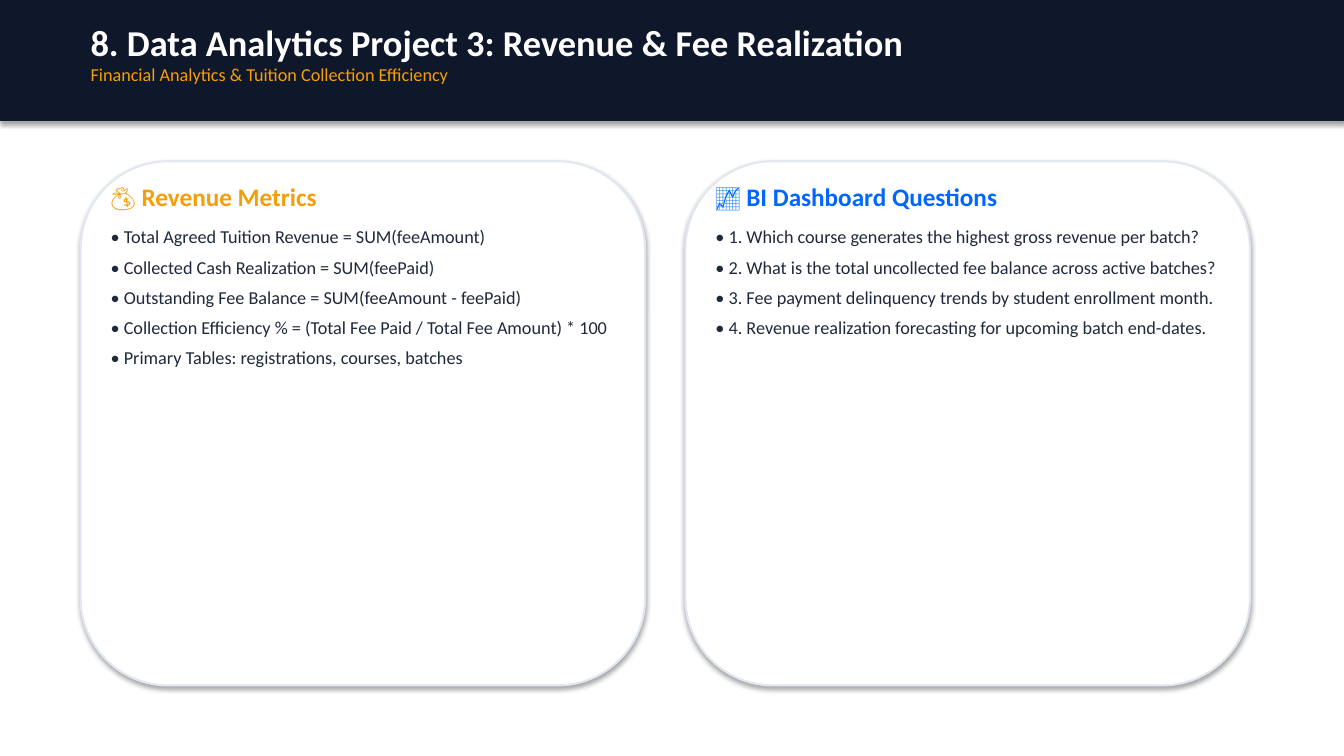
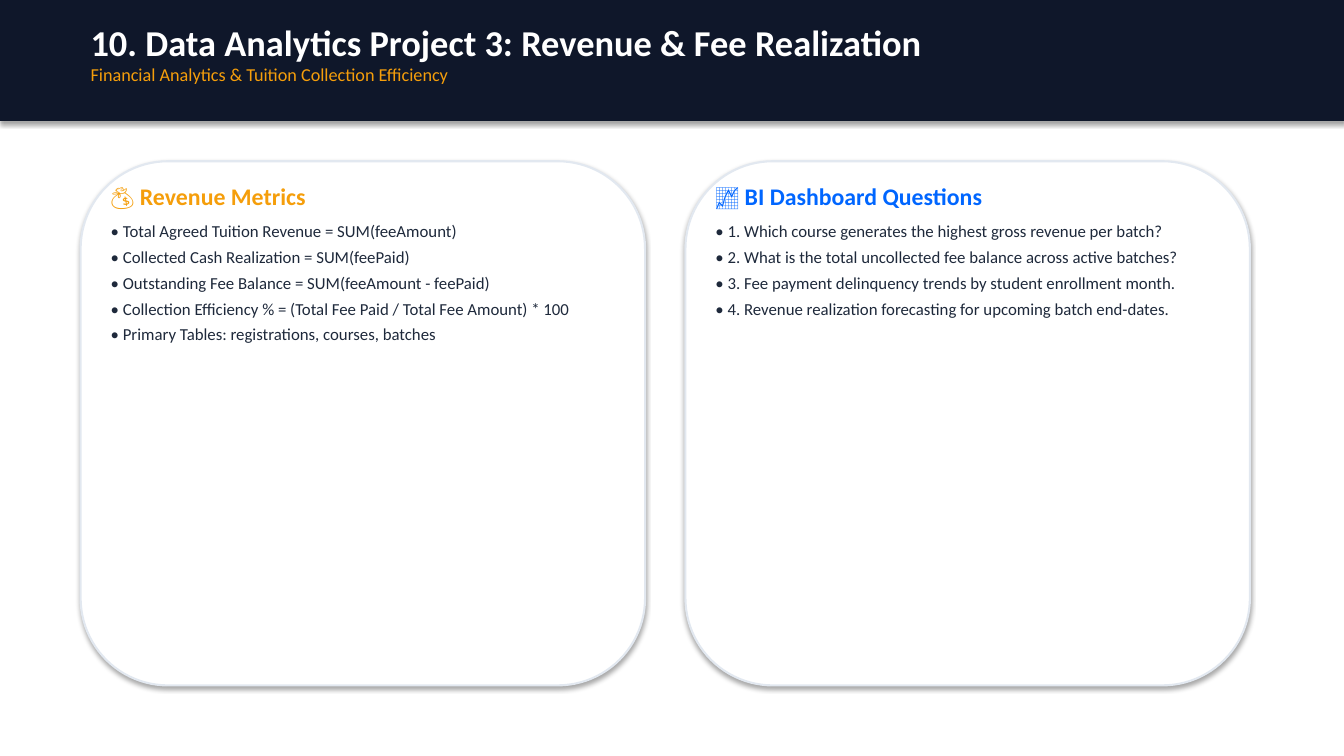
Before and after one commit to Devanshgupta712/Eduflow, a slide deck: slide 11 of LMS_Data_Architecture_and_Flow.pptx (slide 9 before the commit). Drawn at 1344x756 pixels with LibreOffice and Linux fonts; fonts in the diff are those of the drawing. Boxes give left, top, right and bottom in pixels: in the first picture for what was removed or moved away, otherwise in the second. Text is boxed around its words. In the diff, an @@ line names an element or a change of style, - is before the commit and + after.

Commit message:
Add dedicated ER diagram and Foreign Key table connection slides to LMS PowerPoint presentation

```diff
--- a/LMS_Data_Architecture_and_Flow.pptx
+++ b/LMS_Data_Architecture_and_Flow.pptx
@@ text at [91, 30, 921, 62]: text changed @@
-8. Data Analytics Project 3: Revenue & Fee Realization
+10. Data Analytics Project 3: Revenue & Fee Realization
@@ text "💰 Revenue Metrics" at [123, 188, 569, 343]: size 18 to 17 pt in "💰 Revenue Metrics"; size 13 to 12 pt; less space between paragraphs @@
@@ text "📈 BI Dashboard Questions" at [728, 188, 1178, 318]: size 18 to 17 pt in "📈 BI Dashboard Questions"; size 13 to 12 pt; less space between paragraphs @@
```
Also in this commit, not shown: 9 other slides changed, 2 slides added, 2 other files.
